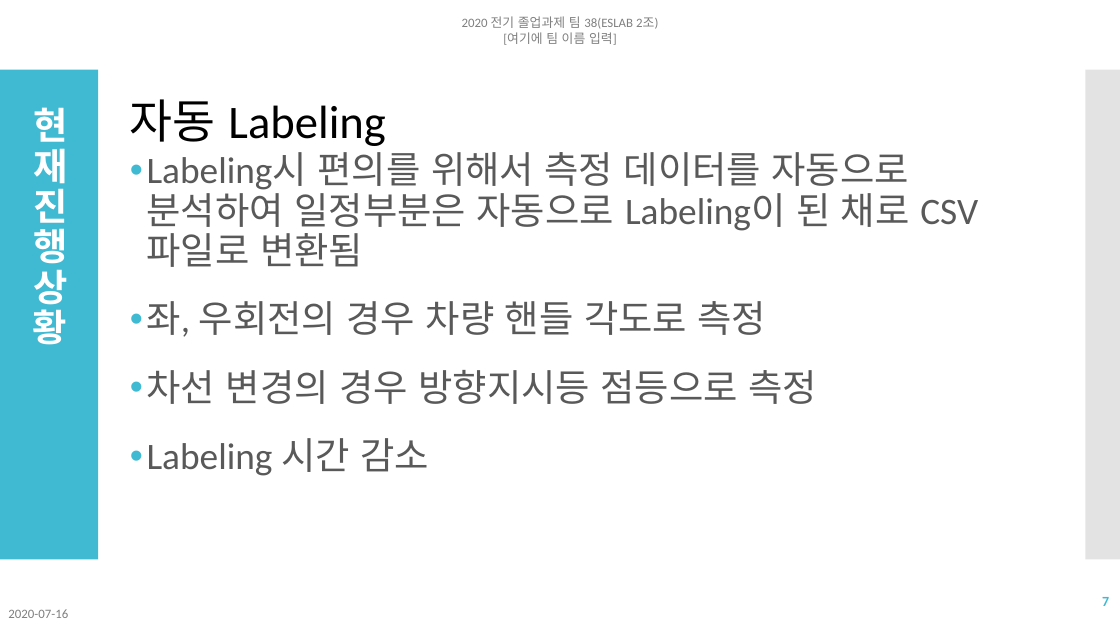
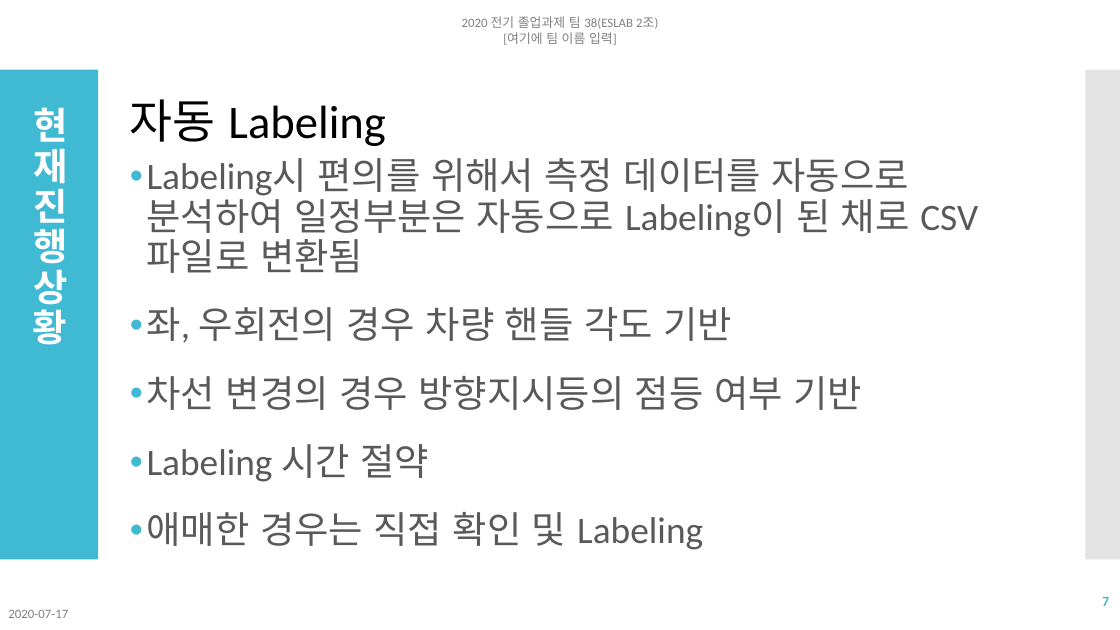
Before and after one commit to NgaAdrain/TEAM_Enter_Text_Here, a slide deck: slide 7 of Reports/졸업과제 네번째 발표 2조.pptx. Drawn at 1120x630 pixels with LibreOffice and Linux fonts; fonts in the diff are those of the drawing. Boxes give left, top, right and bottom in pixels: in the first picture for what was removed or moved away, otherwise in the second. Text is boxed around its words. In the diff, an @@ line names an element or a change of style, - is before the commit and + after.

```diff
--- a/Reports/졸업과제 네번째 발표 2조.pptx
+++ b/Reports/졸업과제 네번째 발표 2조.pptx
@@ text at box(147, 307, 862, 550): text changed @@
-• 좌, 우회전의 경우 차량 핸들 각도로 측정
-• 차선 변경의 경우 방향지시등 점등으로 측정
-• Labeling 시간 감소
+• 좌, 우회전의 경우 차량 핸들 각도 기반
+• 차선 변경의 경우 방향지시등의 점등 여부 기반
+• Labeling 시간 절약
+• 애매한 경우는 직접 확인 및 Labeling
@@ text at box(8, 610, 68, 618): text changed @@
-2020-07-16
+2020-07-17
```
Also in this commit, not shown: 12 other slides changed, 2 slides added, 6 other files.
